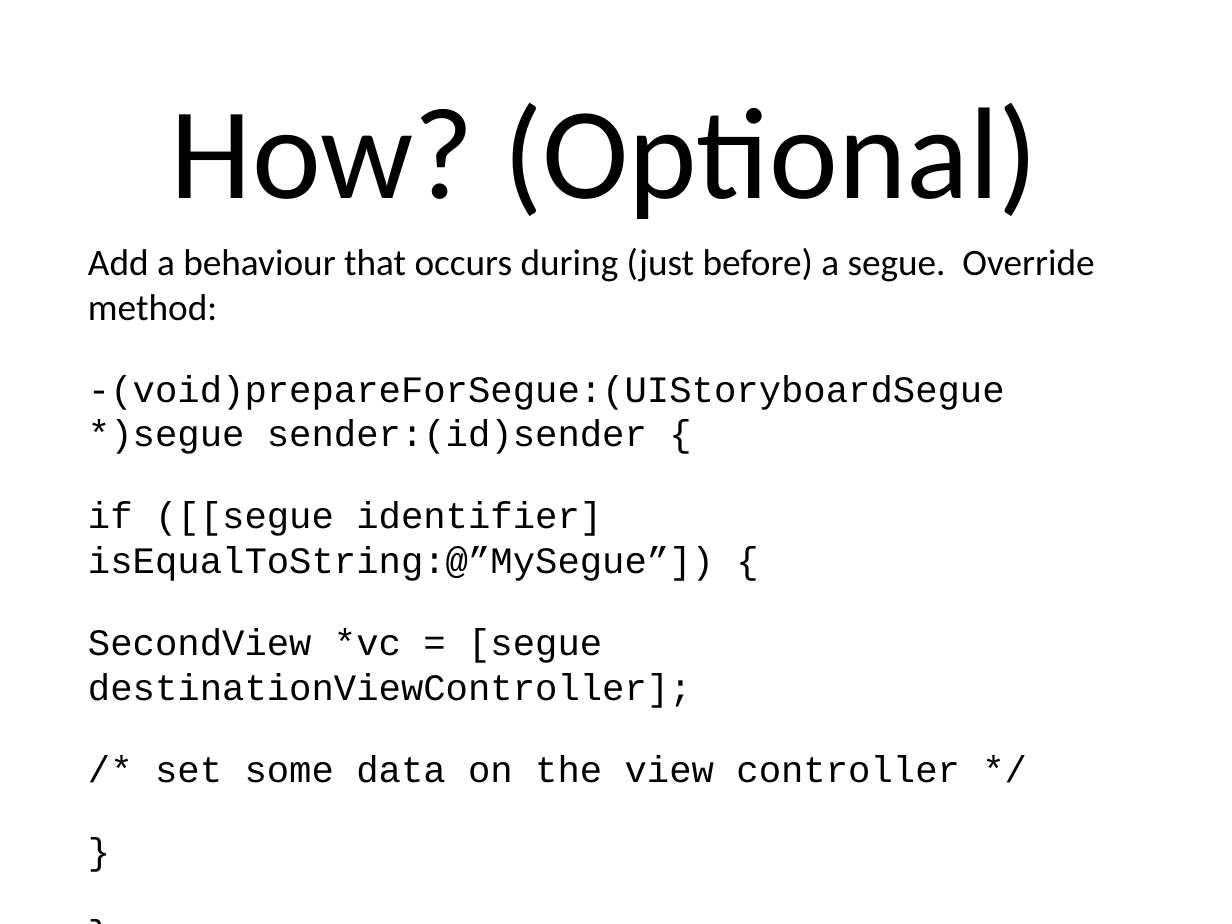
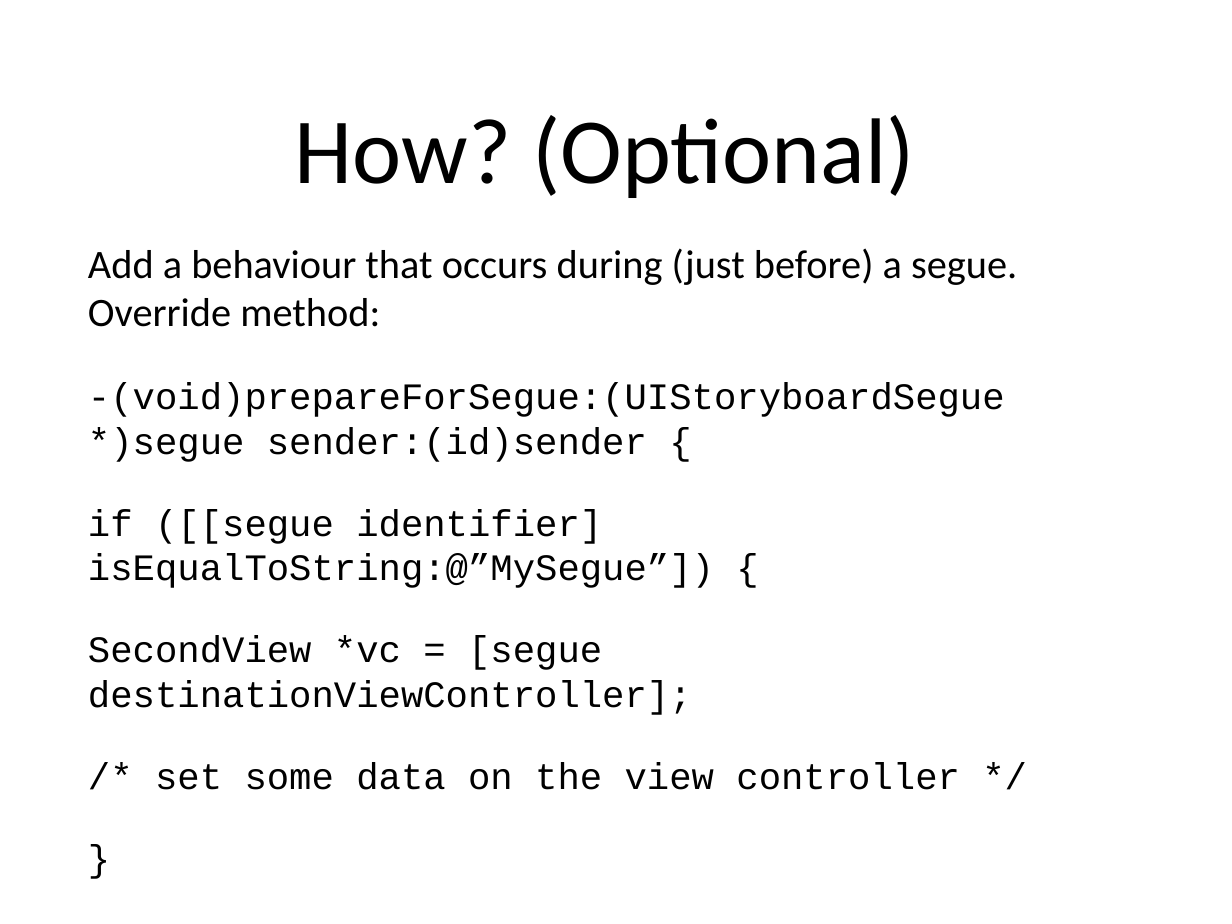
Before and after one commit to NiteshMeshram/SRStoryboardDemo, a slide deck: slide 11 of PPT/SotryBoardByNiteshVersion1.0.odp (slide 12 before the commit). Drawn at 1232x924 pixels with LibreOffice and Linux fonts; fonts in the diff are those of the drawing; background and template pictures are left out. Boxes give left, top, right and bottom in pixels: in the first picture for what was removed or moved away, otherwise in the second. Text is boxed around its words. In the diff, an @@ line names an element or a change of style, - is before the commit and + after.

```diff
--- a/PPT/SotryBoardByNiteshVersion1.0.odp
+++ b/PPT/SotryBoardByNiteshVersion1.0.odp
@@ title "How? (Optional)": place and size @@
-title "How? (Optional)" at <box>171,103,1038,219</box>
+title "How? (Optional)" at <box>295,115,914,198</box>
@@ title "How? (Optional)" at <box>295,115,914,198</box>: size 84 to 60 pt @@
@@ text at <box>88,248,1017,327</box>: size 24 to 26 pt in "Add a behaviour that occurs during (just ..." @@
```
Also in this commit, not shown: 11 other slides changed, 1 other file.
